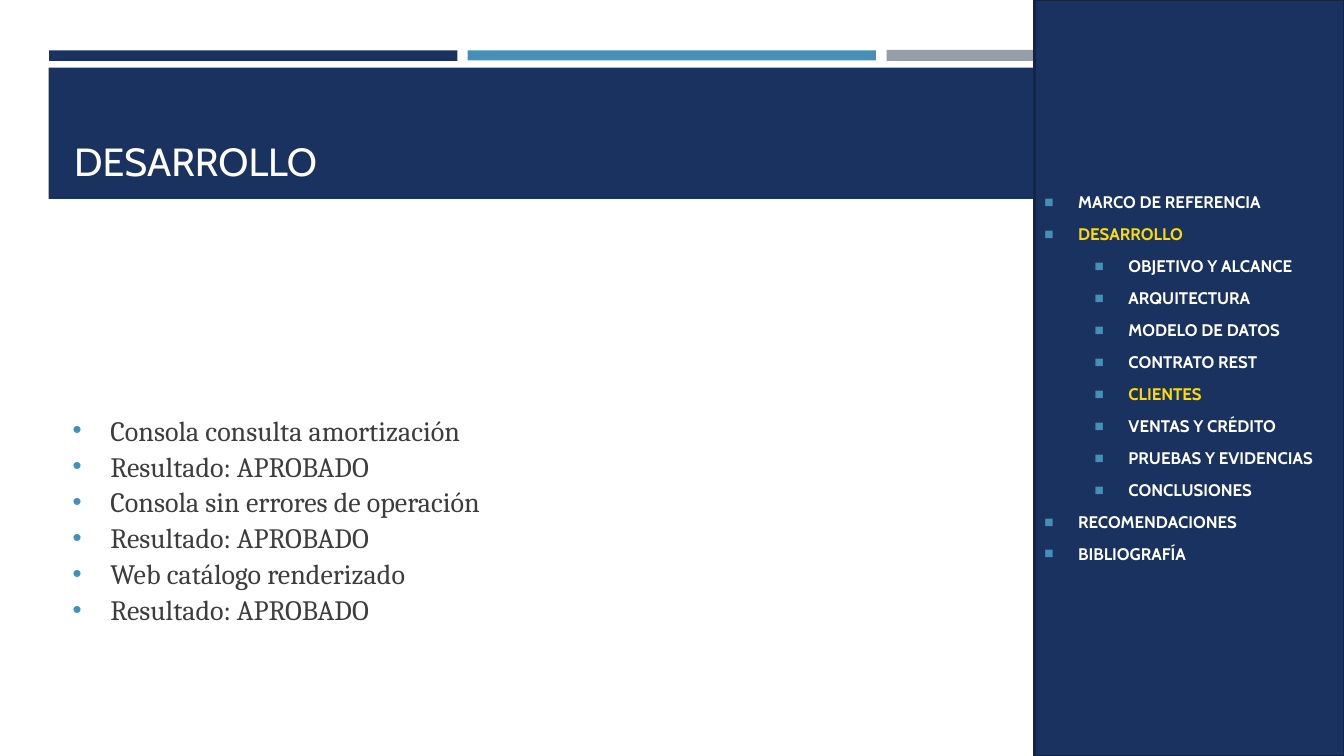
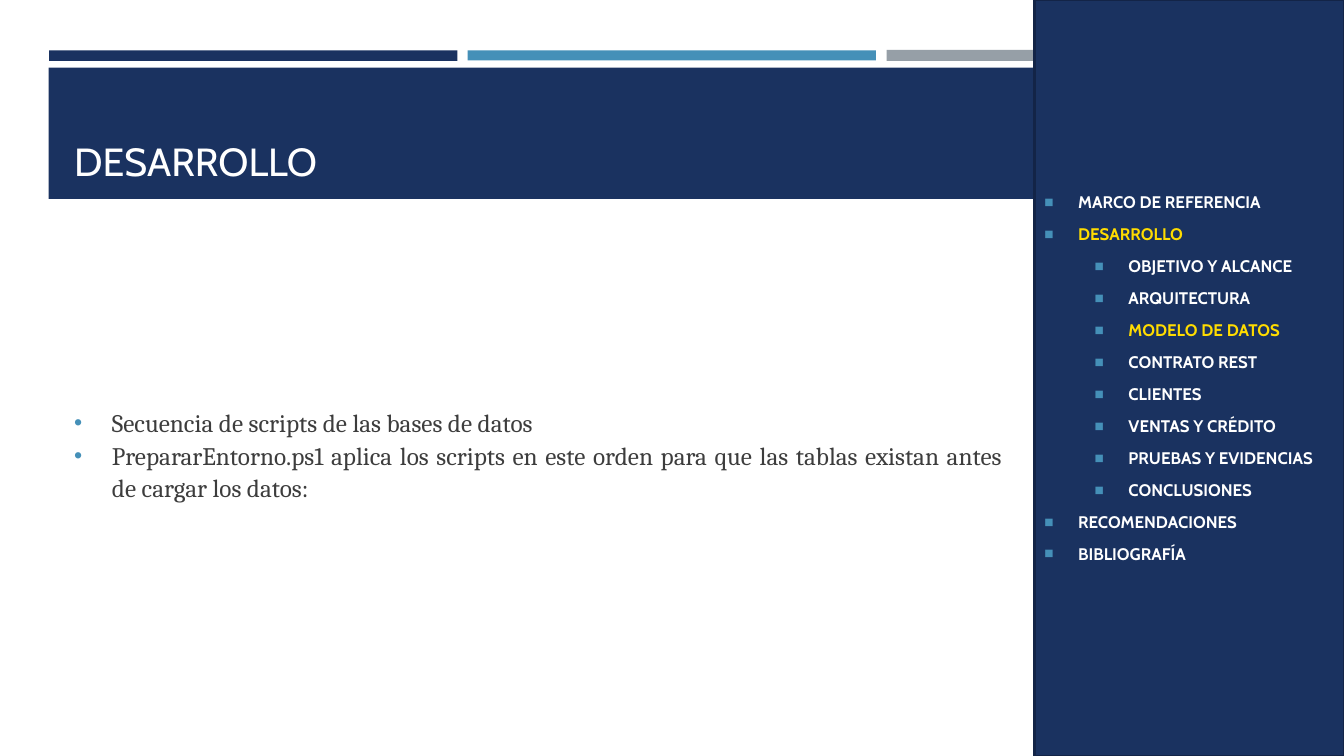
Before and after one commit to gamurigm/examen-arq-1, a slide deck: slide 15 of 05. DOCUMENTACION/02. PRESENTACION/PRESENTACION_CELULAR_BDDLOCAL_RESTFUL_DOTNET_GR09.pptx (slide 49 before the commit). Drawn at 1344x756 pixels with LibreOffice and Linux fonts; fonts in the diff are those of the drawing. Boxes give left, top, right and bottom in pixels: in the first picture for what was removed or moved away, otherwise in the second. Text is boxed around its words. In the diff, an @@ line names an element or a change of style, - is before the commit and + after.

```diff
--- a/05. DOCUMENTACION/02. PRESENTACION/PRESENTACION_CELULAR_BDDLOCAL_RESTFUL_DOTNET_GR09.pptx
+++ b/05. DOCUMENTACION/02. PRESENTACION/PRESENTACION_CELULAR_BDDLOCAL_RESTFUL_DOTNET_GR09.pptx
@@ text in rectangle at (1128,324,1280,401): text colour #FFFFFF to #FFDC00 in "MODELO DE DATOS"; text colour #FFDC00 to #FFFFFF in "CLIENTES" @@
@@ text at (112,414,1002,503): text changed; size 20 to 18 pt @@
-• Consola consulta amortización
-• Resultado: APROBADO
-• Consola sin errores de operación
-• Resultado: APROBADO
-• Web catálogo renderizado
-• Resultado: APROBADO
+• Secuencia de scripts de las bases de datos
+• PrepararEntorno.ps1 aplica los scripts en este orden para que las tablas existan antes de cargar los datos:
```
Also in this commit, not shown: 59 other slides changed, 31 slides added, 6 other files.
